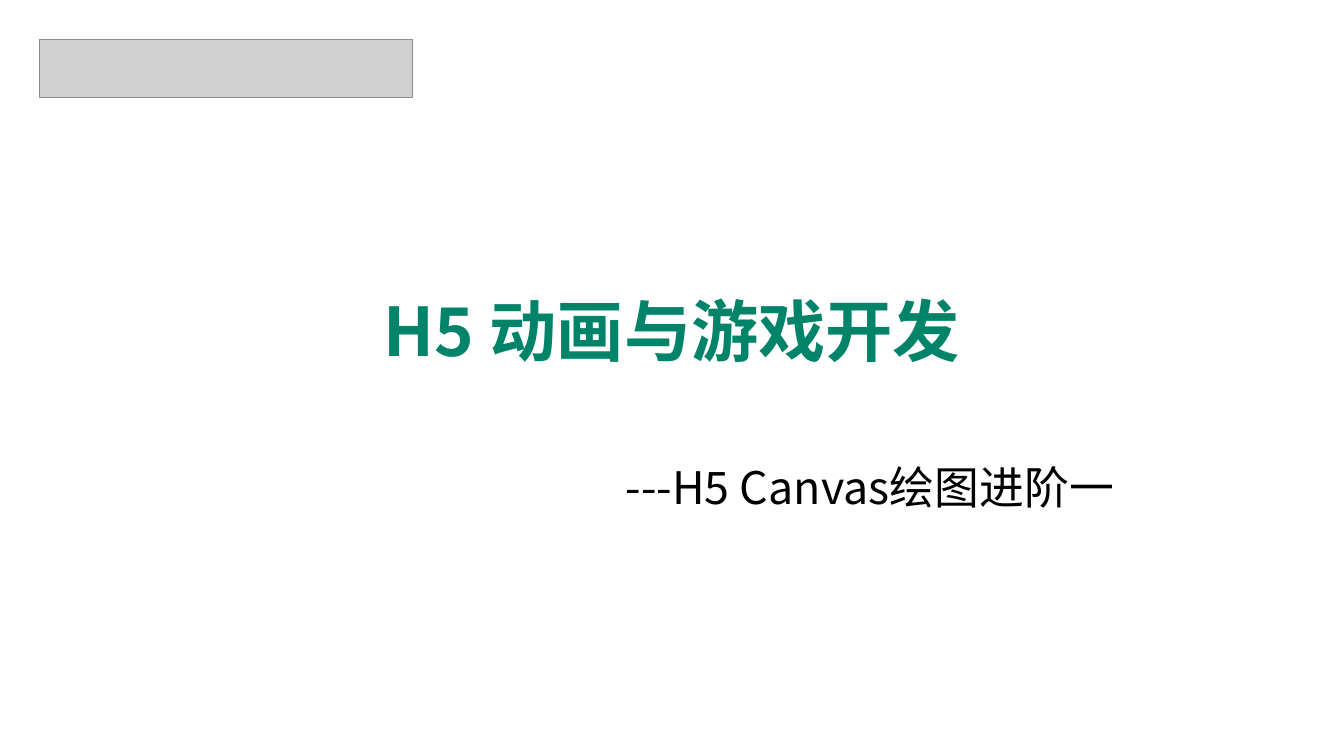
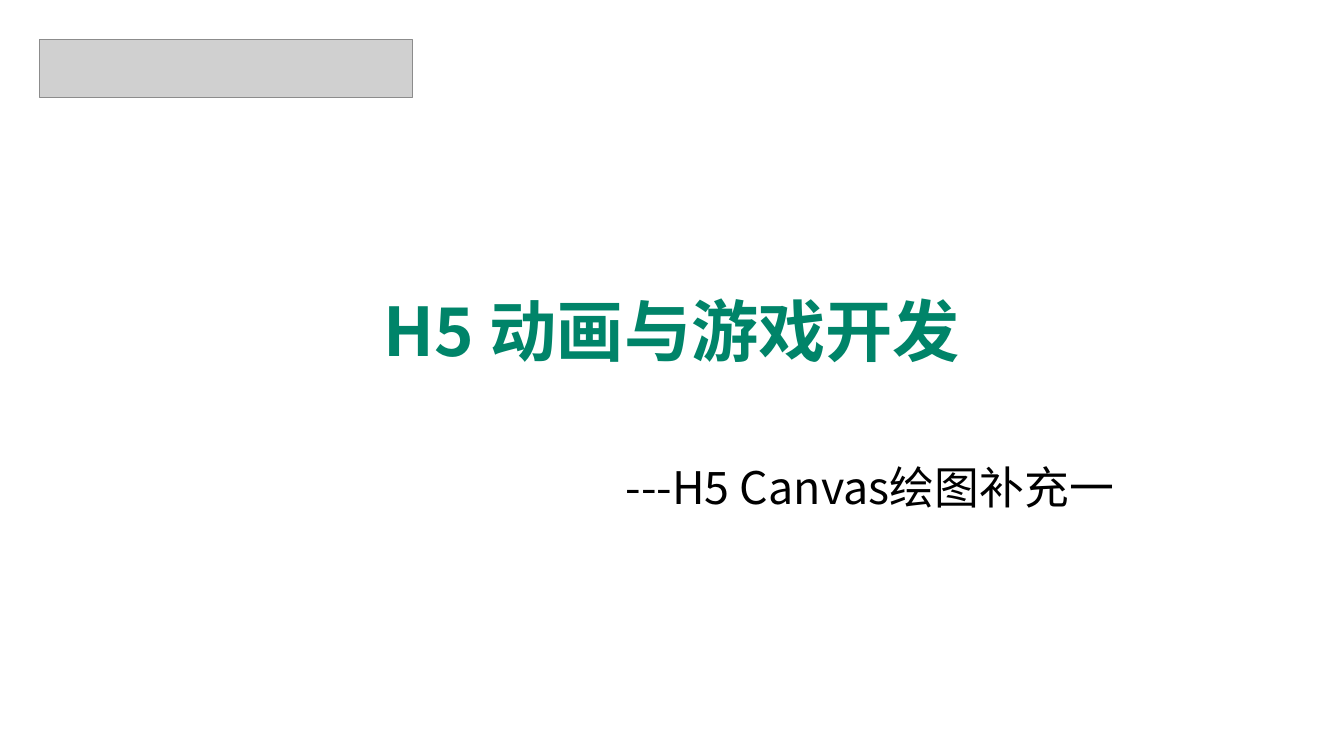
Before and after one commit to edu2act/course-H5-Animation-and-Game-Development, a slide deck: slide 27 of materials/slides/ch02.pptx. Drawn at 1344x756 pixels with LibreOffice and Linux fonts; fonts in the diff are those of the drawing; grey boxes stand for pictures; background and template pictures are left out. Boxes give left, top, right and bottom in pixels: in the first picture for what was removed or moved away, otherwise in the second. Text is boxed around its words. In the diff, an @@ line names an element or a change of style, - is before the commit and + after.

```diff
--- a/materials/slides/ch02.pptx
+++ b/materials/slides/ch02.pptx
@@ text at (626, 466, 1114, 508): text changed @@
----H5 Canvas绘图进阶一
+---H5 Canvas绘图补充一
```
Also in this commit, not shown: 5 other slides changed, 22 other files.
